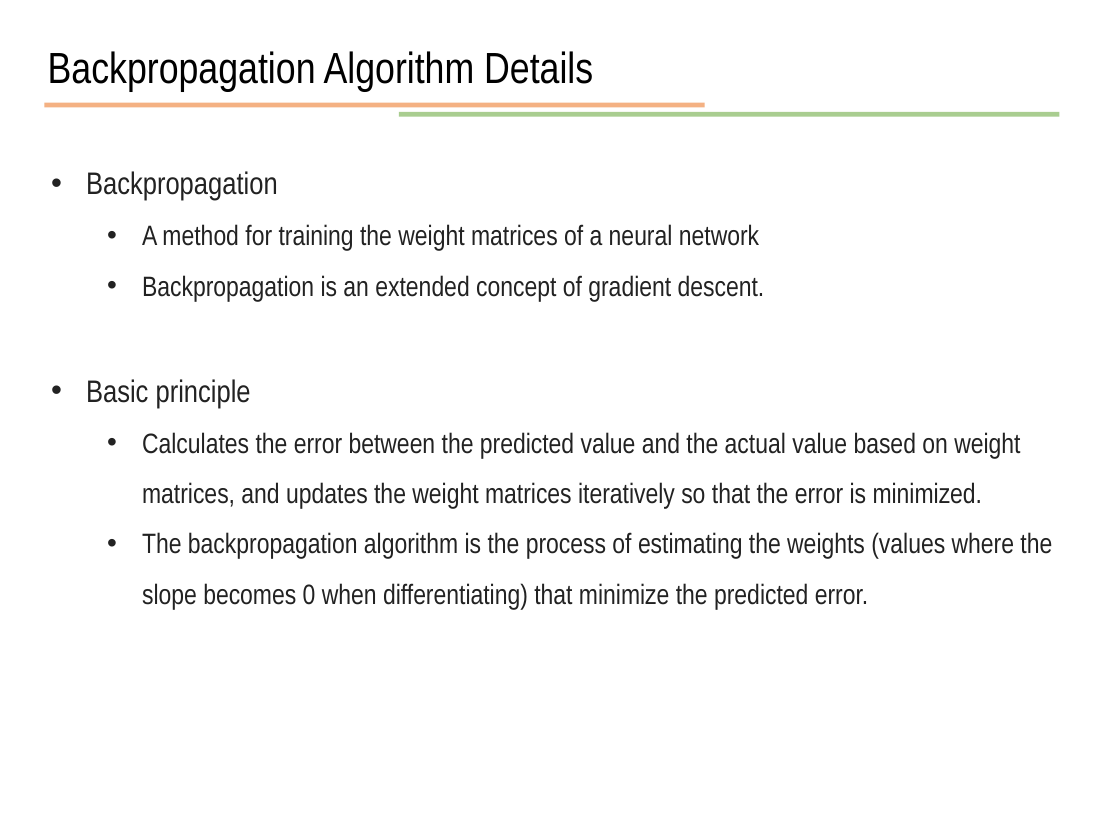
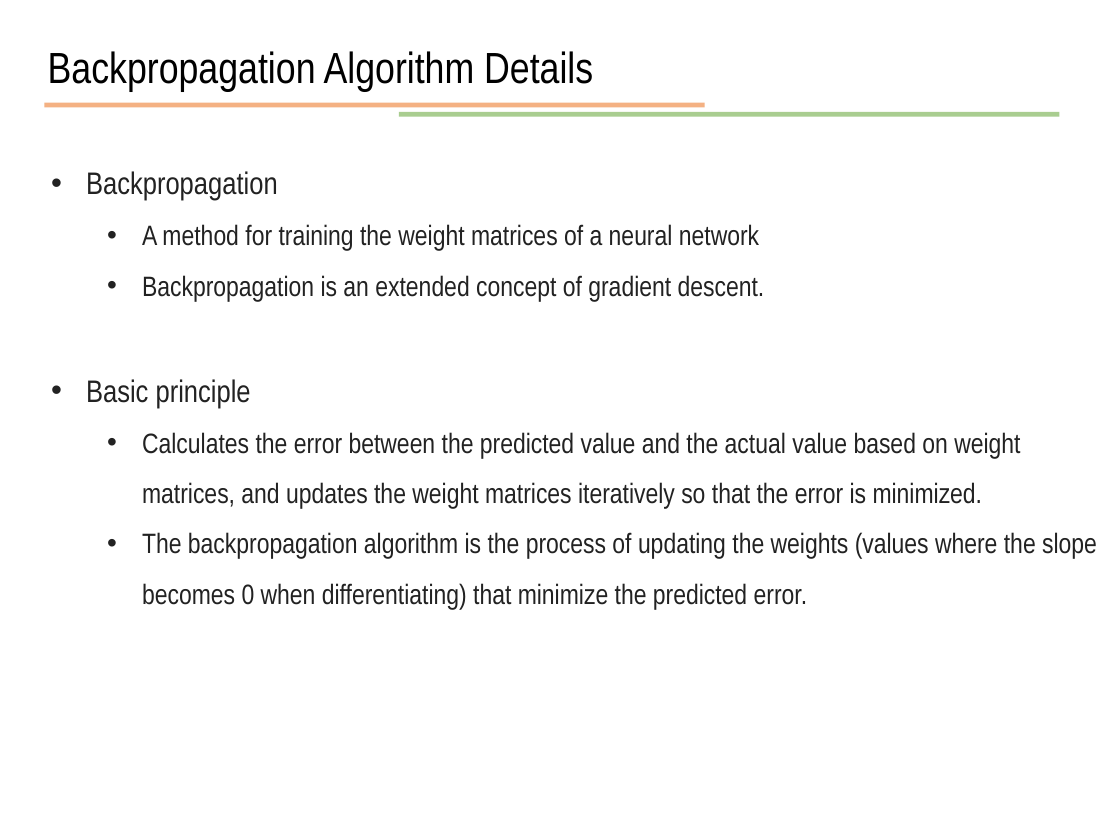
Before and after one commit to JunetaeKim/DeepLearningClass, a slide deck: slide 3 of Week7/week7 Backpropagation Algorithm Details.pptx. Drawn at 1120x840 pixels with LibreOffice and Linux fonts; fonts in the diff are those of the drawing. Boxes give left, top, right and bottom in pixels: in the first picture for what was removed or moved away, otherwise in the second. Text is boxed around its words. In the diff, an @@ line names an element or a change of style, - is before the commit and + after.

Commit message:
Updated

```diff
--- a/Week7/week7 Backpropagation Algorithm Details.pptx
+++ b/Week7/week7 Backpropagation Algorithm Details.pptx
@@ text at bbox=[142, 532, 1097, 609]: text changed @@
-  • The backpropagation algorithm is the process of estimating the weights (values where the slope becomes 0 when differentiating) that minimize the predicted error.
+  • The backpropagation algorithm is the process of updating the weights (values where the slope becomes 0 when differentiating) that minimize the predicted error.
```
Also in this commit, not shown: 1 other slide changed, 1 slide added.
